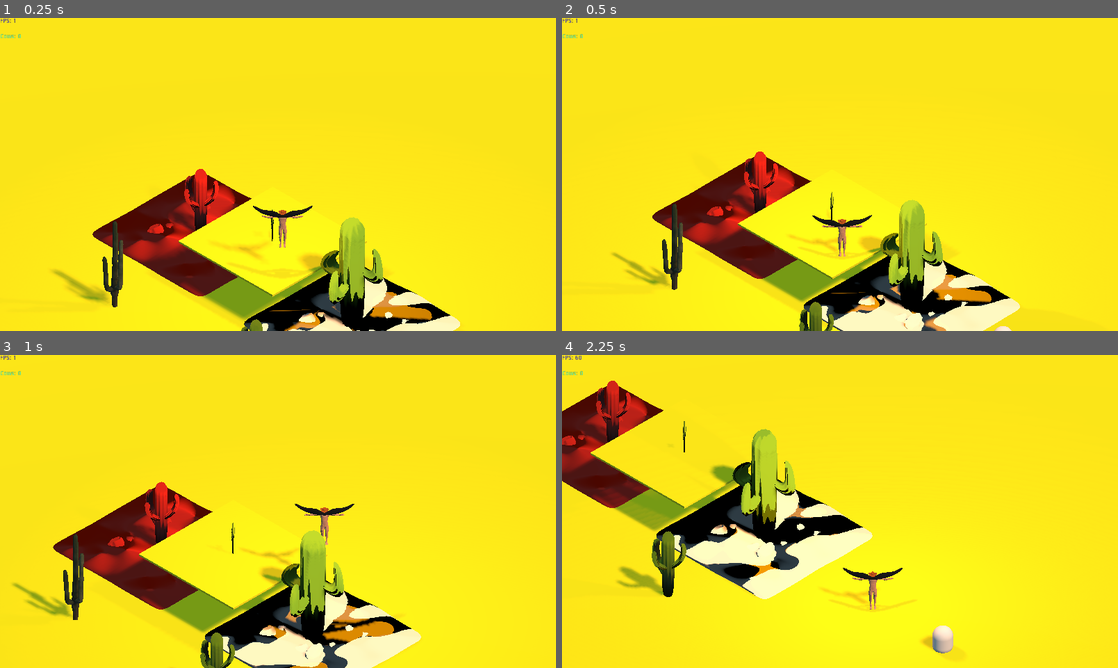
Above: before the commit, frames 1-4 (two rows, left to right).
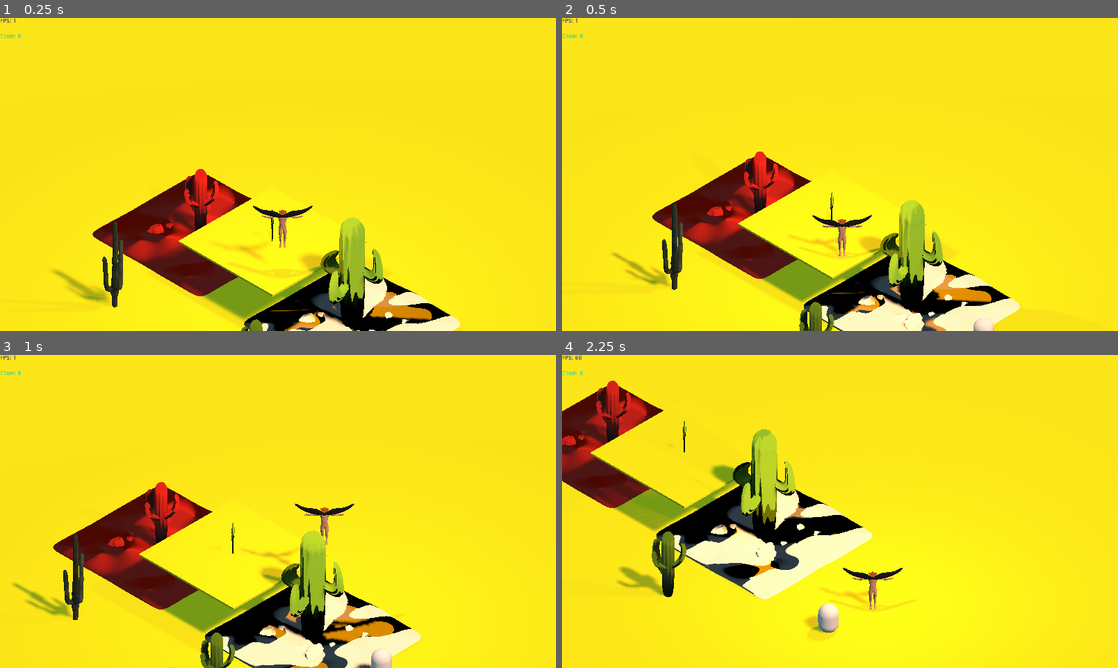
Above: after the commit, the same moments.

Repository: Wharfiggle/GRAZER
Game: Godot game, scene res://Levels/Level.tscn
The game is run twice, just before and just after one commit, with the same random seed, the same clock (stepped at 60 frames per second) and the same inputs.
Inputs:
- Up to frame 1 (0.25 s): no input
- Up to frame 2 (0.5 s): no input
- Up to frame 3 (1 s): hold Right (ui_right) from 0.53 s (still down); tap Q (Follow Wait) at 0.6 s; tap Space (jump) at 0.77 s
- Up to frame 4 (2.25 s): release Right (ui_right) at 1.28 s; hold Down (ui_down) 1.28-2.03 s; tap O (cowParty) at 1.35 s; tap Space (jump) at 1.52 s; hold Right (ui_right) from 2.03 s (still down); tap Shift (dodge) at 2.1 s

Frame 1 is identical in both runs. In frame 2, 0.1% of the frame differs, in the area x 74-81%, y 95-100%; in frame 3, 0.2%; in frame 4, 0.8%, in the area x 43-71%, y 79-96%.

Commit message:
Enemy Ai work
Plus some merging it looks like

Diff:
--- a/Grazer/Herd.gd
+++ b/Grazer/Herd.gd
@@ -49,6 +49,7 @@
 func getClosestCow(loc) -> Node:
 	var closestCow
 	var distance = 100000.0
+	print("getClosestCow()")
 	if(numCows <= 0):
 		return null
 	for c in cows:
@@ -122,6 +123,7 @@
 
 func findHerdCenter() -> Vector3:
 	var loc = Vector3(0,0,0)
+	print("Found herd center")
 	if(numCows > 0):
 		for i in cows:
 			loc += i.transform.origin
--- a/Grazer/Scripts/Enemy.gd
+++ b/Grazer/Scripts/Enemy.gd
@@ -7,18 +7,18 @@
 var health = maxHealth
 
 var targetPos = Vector3(0,0,0)
-var targetCow
+var targetCow = null
 var path = []
 var pathNode = 0
 var baseSpeed = 4
 var speed = 1.0
-var followDistance = 10
+var followDistance = 7.0
 
 var currentMode = "pursuit"
 var marauderType = "gunman" #thief or gunman
 
 var rng = RandomNumberGenerator.new()
-onready var herd = get_node(NodePath("/root/Level/Herd"))
+onready var herd = null#get_node(NodePath("/root/Level/Herd"))
 var draggedCow = null
 export (float) var dragRange = 4.0
 
@@ -29,15 +29,24 @@
 #func _process(delta):
 
 #Called at set time intervals, delta is time elapsed since last call
-func _physics_process(delta):
+func _physics_process(_delta):
 
-	if(Input.is_action_just_pressed("Debug4")):
+	if(herd != null):
+		var blah = null
+	else:
+		herd = get_node(NodePath("/root/Level/Herd"))
+
+	if(Input.is_action_just_pressed("debug4")):
 		if(currentMode == "idle"):
 			currentMode = "pursuit"
 		elif(currentMode == "pursuit"):
 			currentMode = "flee"
 		elif(currentMode == "flee"):
 			currentMode = "idle"
+
+	if(Input.is_action_just_pressed("debug3")):
+		print("debug3")
+		#currentMode = "cowPursuit"
 
 	match[currentMode]: #Essentially a switch statement
 		["idle"]:
@@ -46,8 +55,8 @@
 			[circle()]
 		["pursuit"]:
 			[pursuit()]
-		["cowPursuit"]:
-			[cowPursuit()]
+#		["cowPursuit"]:
+#			[cowPursuit()]
 		["flee"]:
 			[flee()]
 
@@ -57,6 +66,12 @@
 			pathNode += 1
 		else:
 			move_and_slide(direction.normalized() * baseSpeed * speed, Vector3.UP)
+
+
+	#TODO figure out how to call getClosestCow
+#	if(herd != null and targetCow == null):
+#		targetCow = herd.getClosestCow(translation)
+
 
 	#Basic cow dragging test
 	#drag a random cow
@@ -114,7 +129,7 @@
 			speed = (spacing - followDistance) / 3.0
 	elif(spacing < followDistance and spacing > followDistance / 2.0):
 		#Backing up
-		print("Too close")
+		#print("Too close")
 		if(speed < 1):
 			speed *= followDistance / spacing
 		if(speed > 1):
@@ -142,11 +157,13 @@
 				return
 
 	#TODO figure out how to call getClosestCow
-#	if(targetCow == null):
-#		targetCow = herd.getClosestCow(translation)
+	if(targetCow == null):
+		print(herd.findHerdCenter())
+		herd.getClosestCow(translation)
+		#targetCow = herd.getClosestCow(translation)
 
 	targetPos = targetCow.translation
-
+	print("CWWOP")
 
 func flee():
 	#Marauder runs away from cowboy towards offscreen until it despawns.
--- a/Grazer/Scripts/Herd.gd
+++ b/Grazer/Scripts/Herd.gd
@@ -56,6 +56,17 @@
 #get total number of cows
 func getNumCows() -> int:
 	return numCows
+
+#returns the cow closest to the given translation
+func getClosestCow(loc) -> Node:
+	var closestCow = null
+	var distance = 1000000
+	for c in cows:
+		if(c.translation.distance(loc) < distance):
+			closestCow = c
+			distance = c.translation.distance(loc)
+	return closestCow
+
 
 #add cow to player's herd
 func addCow(cow):
--- a/Grazer/project.godot
+++ b/Grazer/project.godot
@@ -61,7 +61,7 @@
 "events": [ Object(InputEventKey,"resource_local_to_scene":false,"resource_name":"","device":0,"alt":false,"shift":false,"control":false,"meta":false,"command":false,"pressed":false,"scancode":51,"physical_scancode":0,"unicode":0,"echo":false,"script":null)
  ]
 }
-Debug4={
+debug4={
 "deadzone": 0.5,
 "events": [ Object(InputEventKey,"resource_local_to_scene":false,"resource_name":"","device":0,"alt":false,"shift":false,"control":false,"meta":false,"command":false,"pressed":false,"scancode":52,"physical_scancode":0,"unicode":0,"echo":false,"script":null)
  ]
